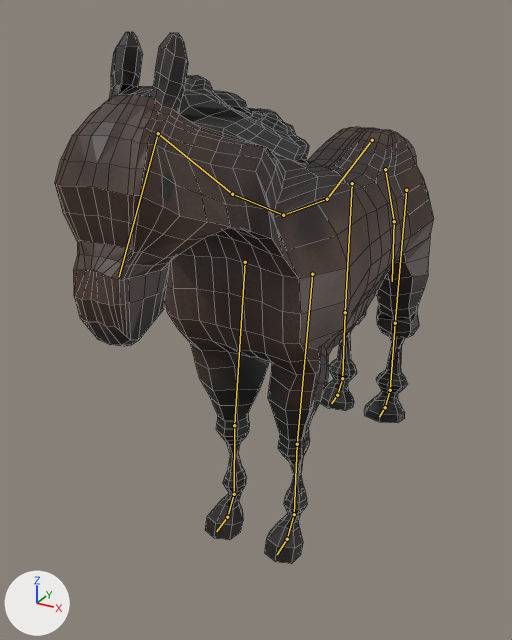
Before and after pictures for a commit that changed the Blender file Map/Assets/Models/Yamato/Yamato_cavalry/Yamato_cavalry.blend.
Both versions are drawn from a camera (50 mm lens) standing at (10.6, -23.7, 18.9) and looking at (-1.6, -1.4, 7.8). Arrows for +X, +Y and +Z are at lower left; the lights stay in place. The bones that bend it are drawn over the model as lines. Mesh edges are drawn as thin lines.

Objects in the first picture: 'Horse'.
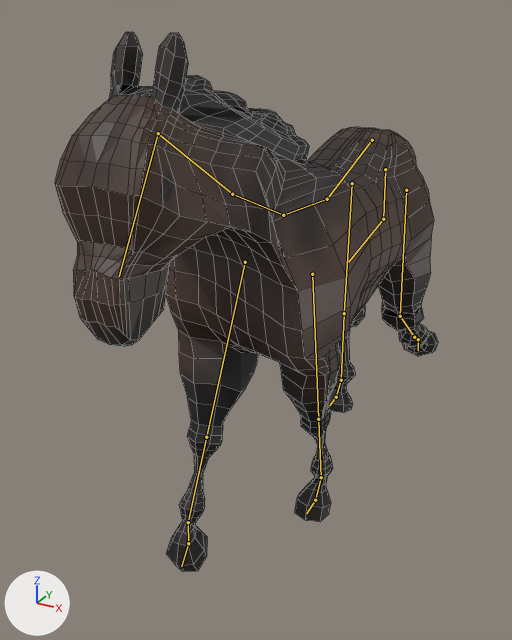
The newer file adds an action. The first version stands in its rest pose; the second is drawn at frame 25 of the action 'Yamato_Knight_Walk'.

What the commit changed:
Bone 'Cola01' (bone_cola01) turns from (0, 0, 0) to (0, 6, 9) degrees about its own x, y and z.
Bone 'Cola02' (bone_cola02) turns from (0, 0, 0) to (1, 3, 24) degrees about its own x, y and z.
Bone 'PataDel_Control.L' (bone_patadel_control_l) moves from (0.0, 0.0, 0.0) to (0.0, -2.58, 0.0).
Bone 'PataTras_Control.L' (bone_patatras_control_l) moves from (0.0, 0.0, 0.0) to (0.0, -4.55, -2.76).
Bone 'PataTras_Control.L' (bone_patatras_control_l) turns from (0, 0, 0) to (98, 0, 0) degrees about its own x, y and z.
Bone 'PataDel_Control.R' (bone_patadel_control_r) moves from (0.0, 0.0, 0.0) to (0.0, 2.68, -0.91).
Bone 'PataDel_Control.R' (bone_patadel_control_r) turns from (0, 0, 0) to (46, 0, 0) degrees about its own x, y and z.
Bone 'PataTras_Control.R' (bone_patatras_control_r) moves from (0.0, 0.0, 0.0) to (0.0, 0.21, 0.0).

What differs and where, as boxes [x1, y1, x2, y2] in the pictures (512 x 640 px):
'Horse', posed
    before: [55, 32, 434, 564]
    after: [55, 32, 438, 571]
bone 'Cola01', root to tip
    before: (385, 169) to (394, 221)
    after: (385, 169) to (383, 219)
bone 'Cola02', root to tip
    before: (394, 221) to (392, 281)
    after: (383, 219) to (348, 262)
